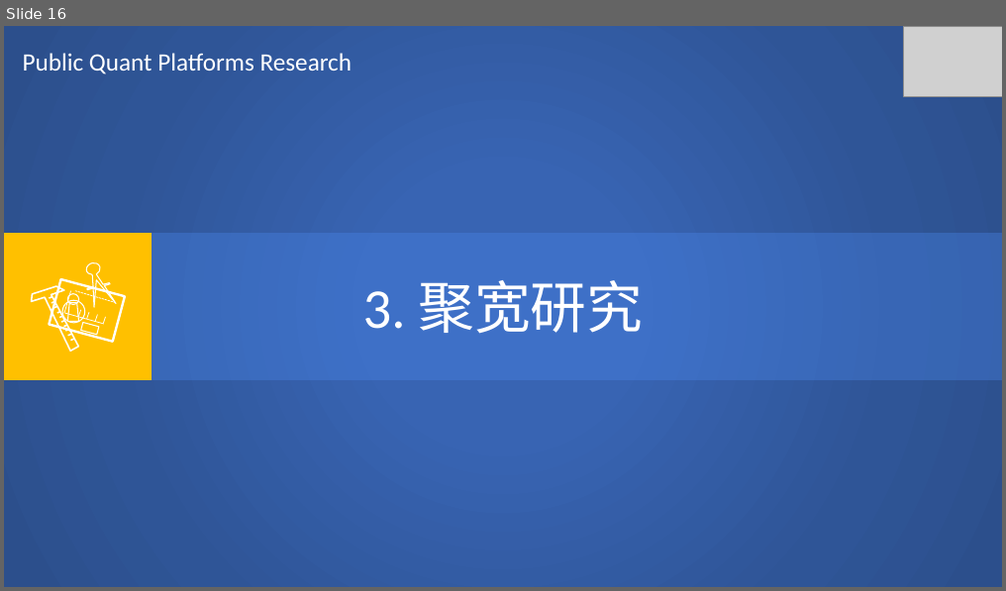
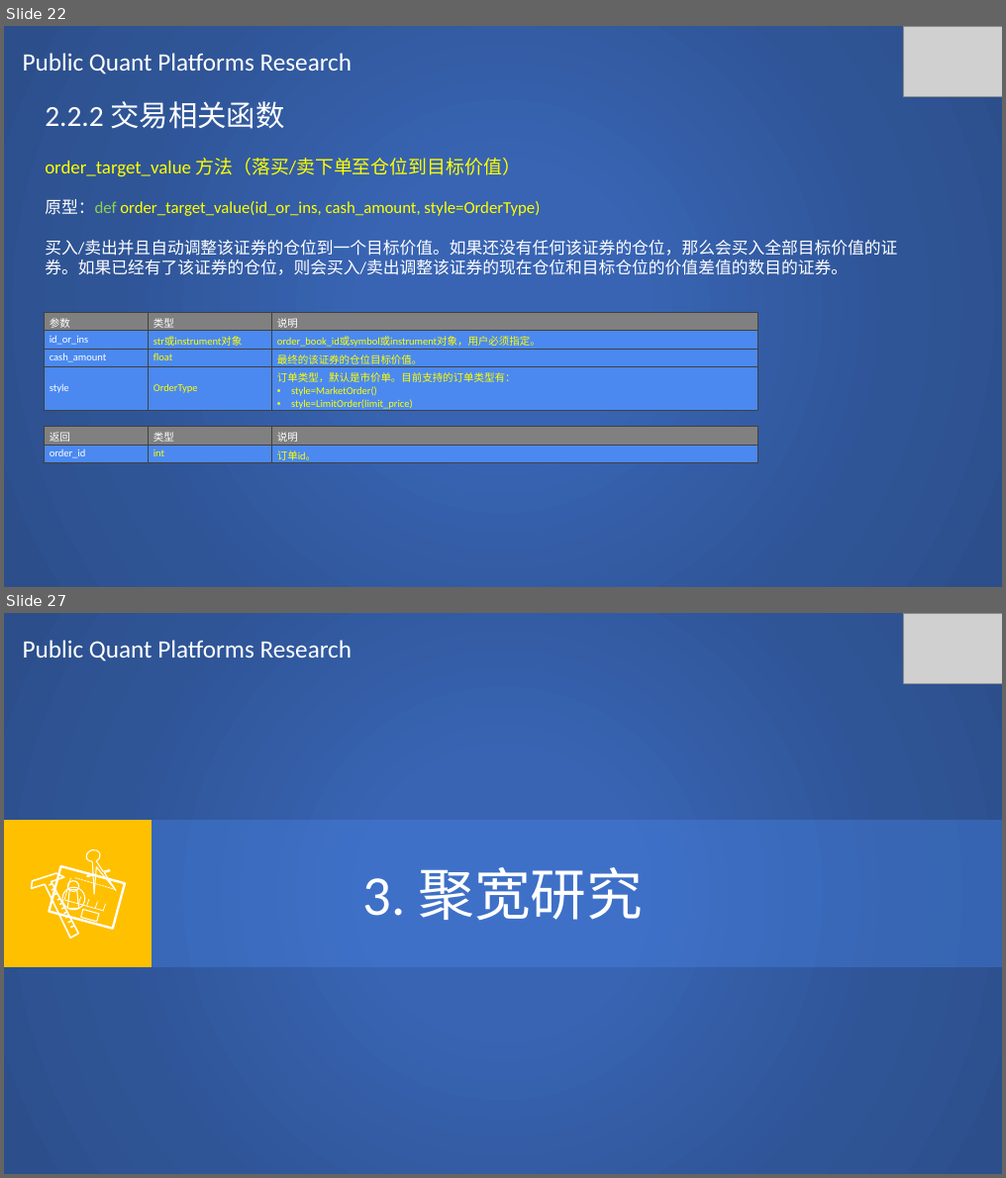
Before and after one commit to SCITLAS/Stellar, a slide deck: Stellar_0.1/documents/public_quant_platforms_research.pptx. Shown one above the other, each under a label of ours: slide 16 before the commit, slides 22 and 27 after it; the slides between them are not shown. The pictures are 1006x591 and 1006x1178 pixels, drawn with LibreOffice and Linux fonts; fonts in the diff are those of the drawing; grey boxes stand for pictures. Boxes give left, top, right and bottom in pixels: in the first picture for what was removed or moved away, otherwise in the second. Text is boxed around its words. In the diff, an @@ line names an element or a change of style, - is before the commit and + after.

Commit message:
RiceQuant research 10% done

```diff
--- a/Stellar_0.1/documents/public_quant_platforms_research.pptx
+++ b/Stellar_0.1/documents/public_quant_platforms_research.pptx
@@ slide 22 added at [4, 26, 1002, 587], background #FFFFFF @@
@@ rectangle added at [4, 26, 1002, 587], fill gradient #3864B3 to #2F5597 to #2C4F8C @@
@@ text added at [23, 53, 351, 75], 24 pt, text #FFFFFF @@
+Public Quant Platforms Research
@@ picture added at [903, 26, 1002, 96] @@
@@ text added at [45, 101, 897, 275], 16 pt, text #FFFFFF @@
+2.2.2 交易相关函数
+order_target_value 方法（落买/卖下单至仓位到目标价值）
+原型：def order_target_value(id_or_ins, cash_amount, style=OrderType)
+买入/卖出并且自动调整该证券的仓位到一个目标价值。如果还没有任何该证券的仓位，那么会买入全部目标价值的证券。如果已经有了该证券的仓位，则会买入/卖出调整该证券的现在仓位和目标仓位的价值差值的数目的证券。
@@ table added at [44, 313, 758, 413], 4 rows, 3 columns @@
+参数 | 类型 | 说明
+id_or_ins | str或instrument对象 | order_book_id或symbol或instrument对象，用户必须指定。
+cash_amount | float | 最终的该证券的仓位目标价值。
+style | OrderType | 订单类型，默认是市价单。目前支持的订单类型有： / style=MarketOrder() / style=LimitOrder(limit_price)
@@ table added at [44, 427, 758, 465], 2 rows, 3 columns @@
+返回 | 类型 | 说明
+order_id | int | 订单id。
@@ what was slide 16 is now slide 27 @@
```
Also in this commit, not shown: 2 slides changed, 10 other slides added.
